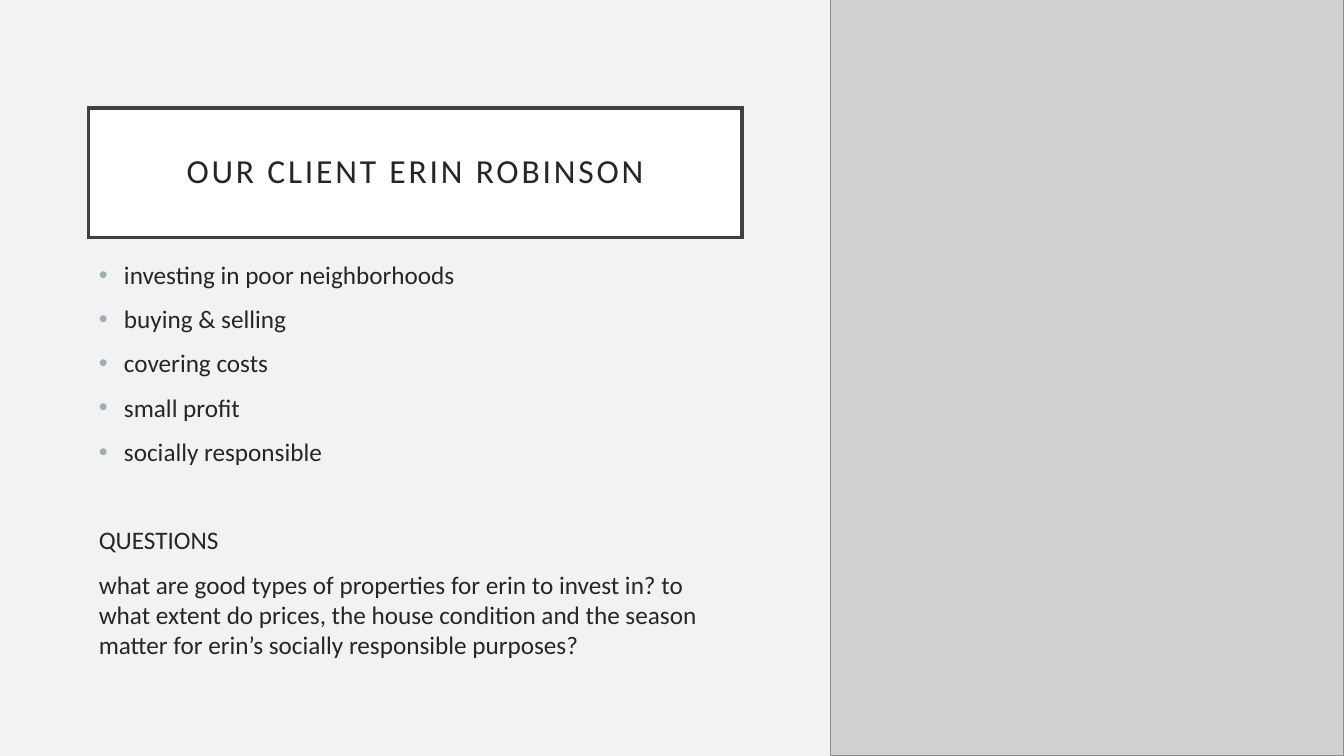
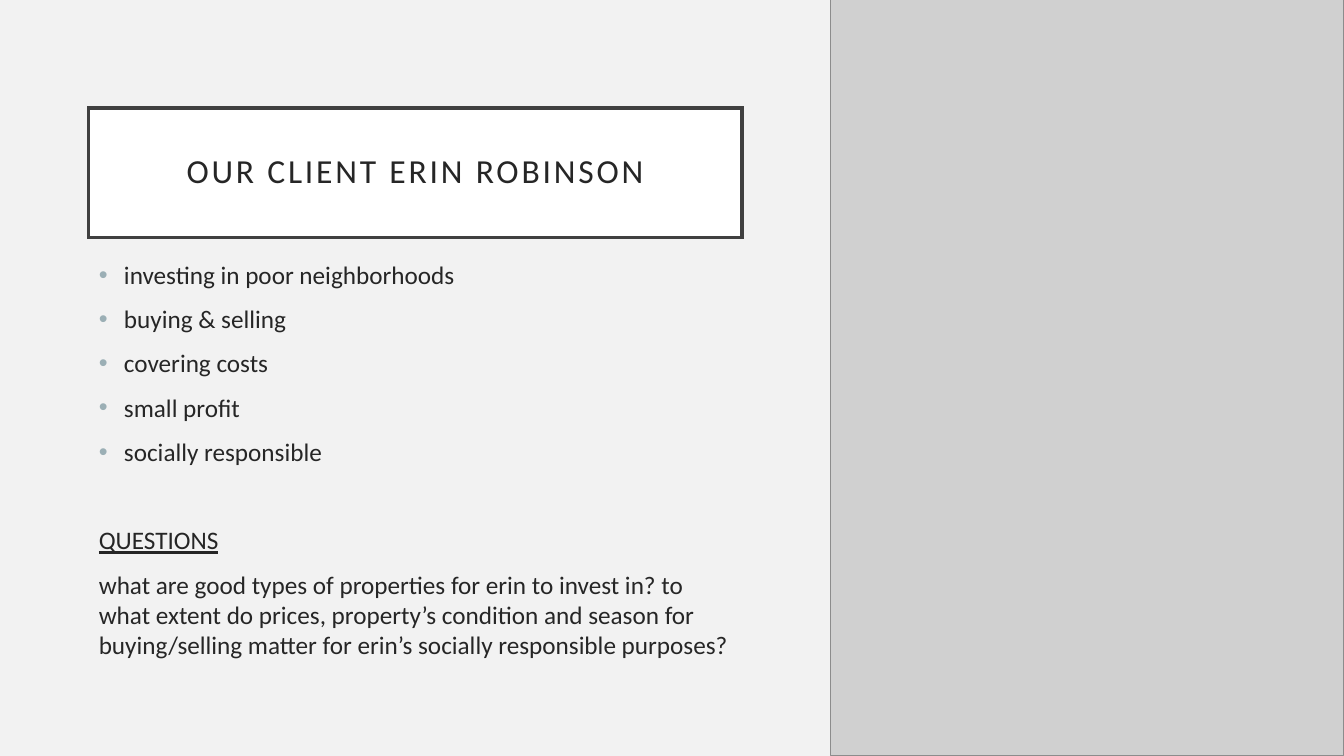
Before and after one commit to shnitzle/eda_project, a slide deck: slide 2 of mjr_folder/presentation/Presentation_Properties_Erin_Robinson.pptx. Drawn at 1344x756 pixels with LibreOffice and Linux fonts; fonts in the diff are those of the drawing; grey boxes stand for pictures. Boxes give left, top, right and bottom in pixels: in the first picture for what was removed or moved away, otherwise in the second. Text is boxed around its words. In the diff, an @@ line names an element or a change of style, - is before the commit and + after.

```diff
--- a/mjr_folder/presentation/Presentation_Properties_Erin_Robinson.pptx
+++ b/mjr_folder/presentation/Presentation_Properties_Erin_Robinson.pptx
@@ text at (99, 532, 219, 554): underline on in "QUESTIONS" @@
@@ text at (99, 576, 728, 659): text changed @@
-what are good types of properties for erin to invest in? to what extent do prices, the house condition and the season matter for erin’s socially responsible purposes?
+what are good types of properties for erin to invest in? to what extent do prices, property’s condition and season for buying/selling matter for erin’s socially responsible purposes?
```
Also in this commit, not shown: 6 other slides changed, 1 slide added, 1 slide removed, 5 other files.
